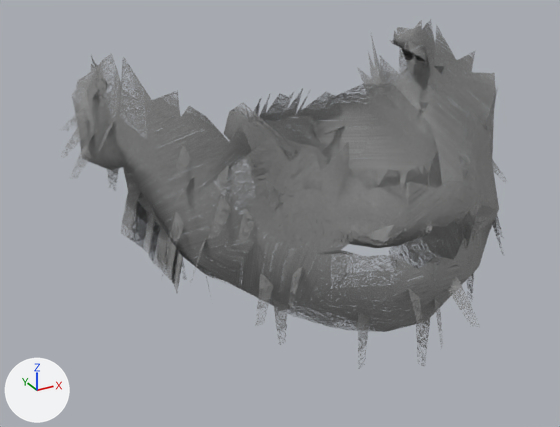
An edit to the glTF model assets/source/characters/parts/hair_m_bald/beard_short.glb, drawn before and after from the same camera.
One viewpoint serves both versions: a 50 mm camera at (-0.159, -0.31, 1.657) aimed at (-0.021, -0.061, 1.532). Every picture has the same lights, and +X, +Y and +Z are marked at lower left. The older version comes first. Objects named as collision shapes, trigger or cutter boxes, shadow casters or lower levels of detail are left out. Vertices at exactly the same position are counted once.

Objects in the first picture: 'beard_lod0'.
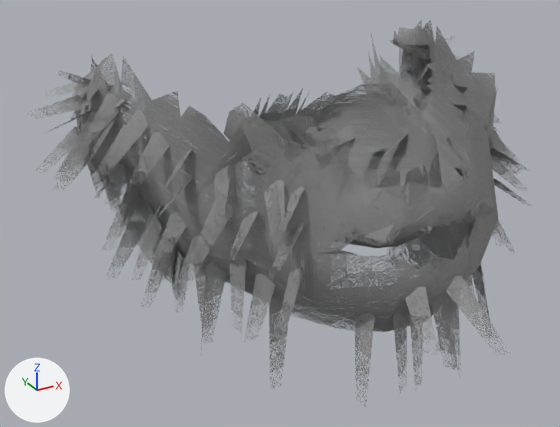
Scene script edits in JSON lines:
```json
{"block": "me_beard_lod0", "where": "# used by ob_beard_lod0; location = (0.0, 0.0, 0.0)"}
{"op": "remove", "block": "me_beard_lod0", "code": "me_beard_lod0.from_pydata(...)  # 665 vertices, 600 faces; spans x -0.096..0.093, y -0.145..0.015, z 1.492..1.596"}
{"op": "add", "block": "me_beard_lod0", "code": "me_beard_lod0.from_pydata(...)  # 999 vertices, 751 faces; spans x -0.105..0.106, y -0.157..0.015, z 1.474..1.596"}
{"block": "me_beard_lod0", "change": "me_beard_lod0 part 1: the loose piece of 4 vertices spanning x 0.009..0.024, y -0.035..-0.028, z 1.54..1.548 is rebuilt with 4 vertices and now spans x -0.001..0.025, y -0.037..-0.027, z 1.538..1.547"}
{"block": "me_beard_lod0", "change": "me_beard_lod0 part 2: the loose piece of 4 vertices spanning x -0.078..-0.074, y -0.022..-0.015, z 1.536..1.552 is rebuilt with 4 vertices and now spans x -0.079..-0.073, y -0.023..-0.016, z 1.529..1.553"}
{"block": "me_beard_lod0", "change": "me_beard_lod0 part 3: the loose piece of 4 vertices spanning x -0.042..-0.037, y -0.095..-0.092, z 1.493..1.516 is rebuilt with 4 vertices and now spans x -0.044..-0.036, y -0.096..-0.091, z 1.476..1.517"}
{"block": "me_beard_lod0", "change": "me_beard_lod0 part 4: 70 loose pieces with 280 vertices, spanning x -0.094..0.093, y -0.145..-0.005, z 1.492..1.578, are deleted"}
{"block": "me_beard_lod0", "change": "me_beard_lod0 part 5: 12 vertices moved within x -0.084..0.069, y -0.042..-0.011, z 1.495..1.573; 39 vertices removed from x -0.096..0.077, y -0.129..0.001, z 1.495..1.589; 653 vertices added at x -0.105..0.106, y -0.157..0.004, z 1.474..1.589"}
{"block": "me_beard_lod0", "change": "me_beard_lod0 part 6: 325 kept faces spanning x -0.087..0.086, y -0.134..0.015, z 1.495..1.596 get new texture (UV) coordinates"}
{"block": "me_beard_lod0", "change": "other edits to the shape of me_beard_lod0 do not show in these pictures"}
```

Pixel boxes [x1, y1, x2, y2] of what changed, in the pictures (560 x 427 px):
```json
{"object": "beard_lod0", "change": "reshaped", "before": [61, 20, 506, 368], "after": [27, 20, 533, 406], "on screen": "14% wider, 11% taller"}
{"part": 1, "of": "me_beard_lod0", "change": "rebuilt", "before": [316, 139, 335, 156], "after": [298, 140, 330, 166]}
{"part": 2, "of": "me_beard_lod0", "change": "rebuilt", "before": [107, 166, 119, 191], "after": [104, 159, 121, 207]}
{"part": 3, "of": "me_beard_lod0", "change": "rebuilt", "before": [273, 299, 287, 345], "after": [269, 299, 290, 388], "on screen": "47% wider, 91% taller"}
{"part": 4, "of": "me_beard_lod0", "change": "deleted", "before": [61, 54, 506, 368]}
{"part": 5, "of": "me_beard_lod0", "change": "built on", "before": [63, 27, 499, 332], "after": [27, 27, 533, 406]}
{"part": 6, "of": "me_beard_lod0", "change": "surface changed", "before": [72, 26, 497, 331], "after": [72, 26, 497, 331]}
```
